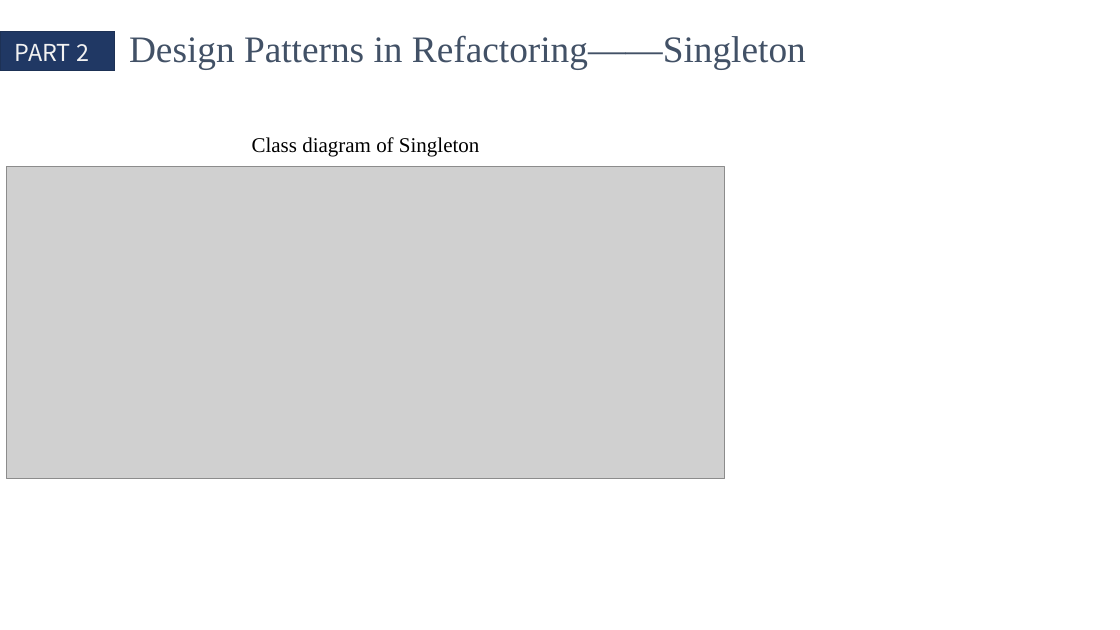
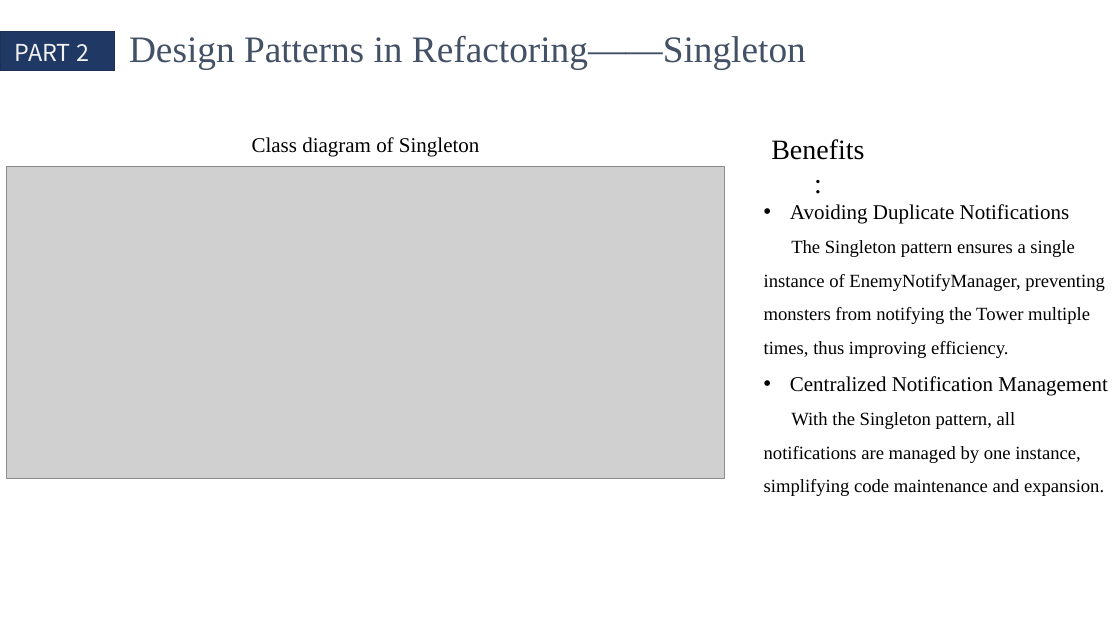
Before and after one commit to QinCheng0928/Cocos2d, a slide deck: slide 7 of 文档/DesignPattern.pptx. Drawn at 1120x630 pixels with LibreOffice and Linux fonts; fonts in the diff are those of the drawing; grey boxes stand for pictures. Boxes give left, top, right and bottom in pixels: in the first picture for what was removed or moved away, otherwise in the second. Text is boxed around its words. In the diff, an @@ line names an element or a change of style, - is before the commit and + after.

```diff
--- a/文档/DesignPattern.pptx
+++ b/文档/DesignPattern.pptx
@@ text added at box(771, 139, 864, 160), 24 pt, text #000000 @@
+Benefits :
@@ text added at box(764, 204, 1107, 496), 16 pt, text #000000 @@
+• Avoiding Duplicate Notifications
+The Singleton pattern ensures a single instance of EnemyNotifyManager, preventing monsters from notifying the Tower multiple times, thus improving efficiency.
+• Centralized Notification Management
+With the Singleton pattern, all notifications are managed by one instance, simplifying code maintenance and expansion.
```
Also in this commit, not shown: 5 other slides changed, 6 slides removed, 59 other files.
